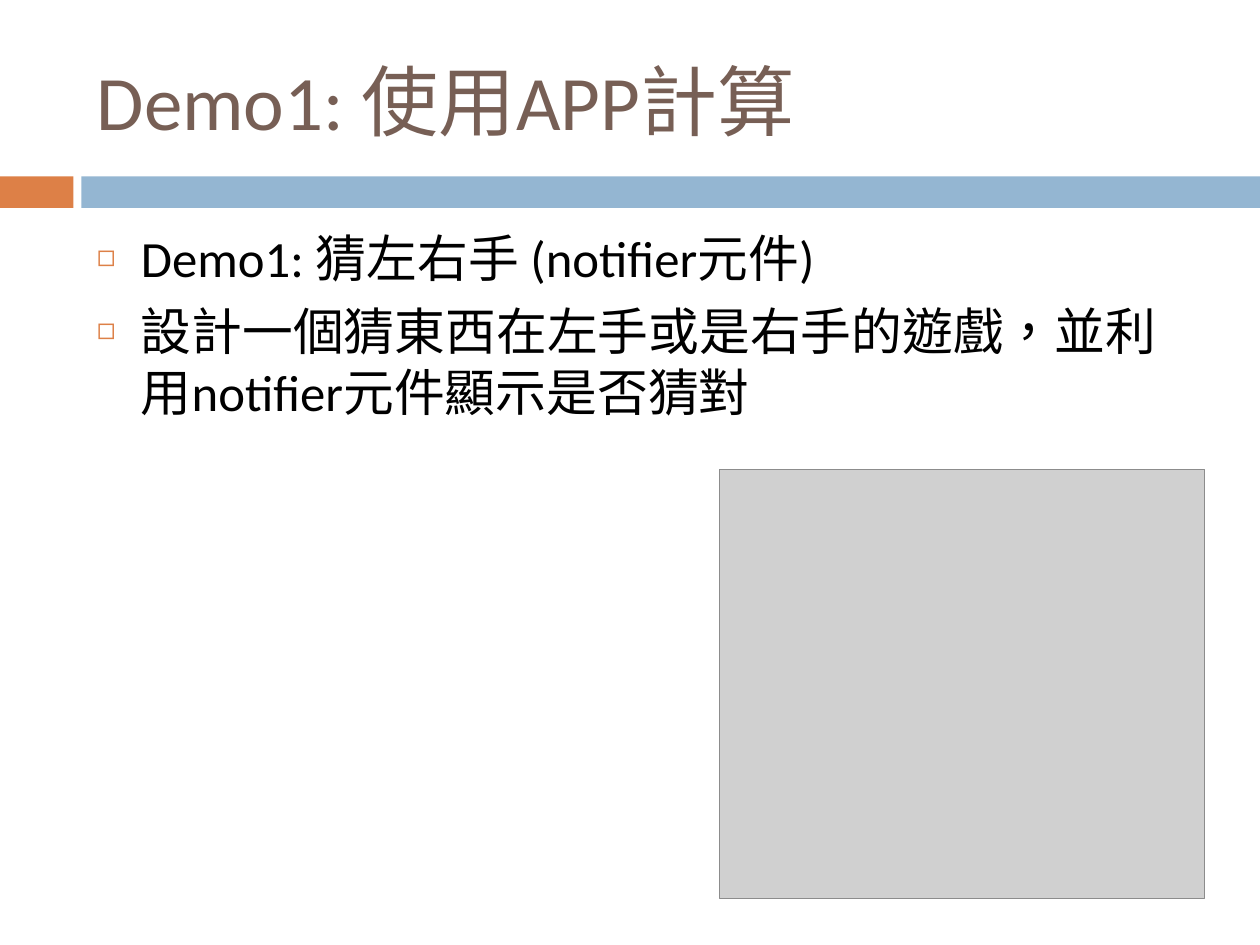
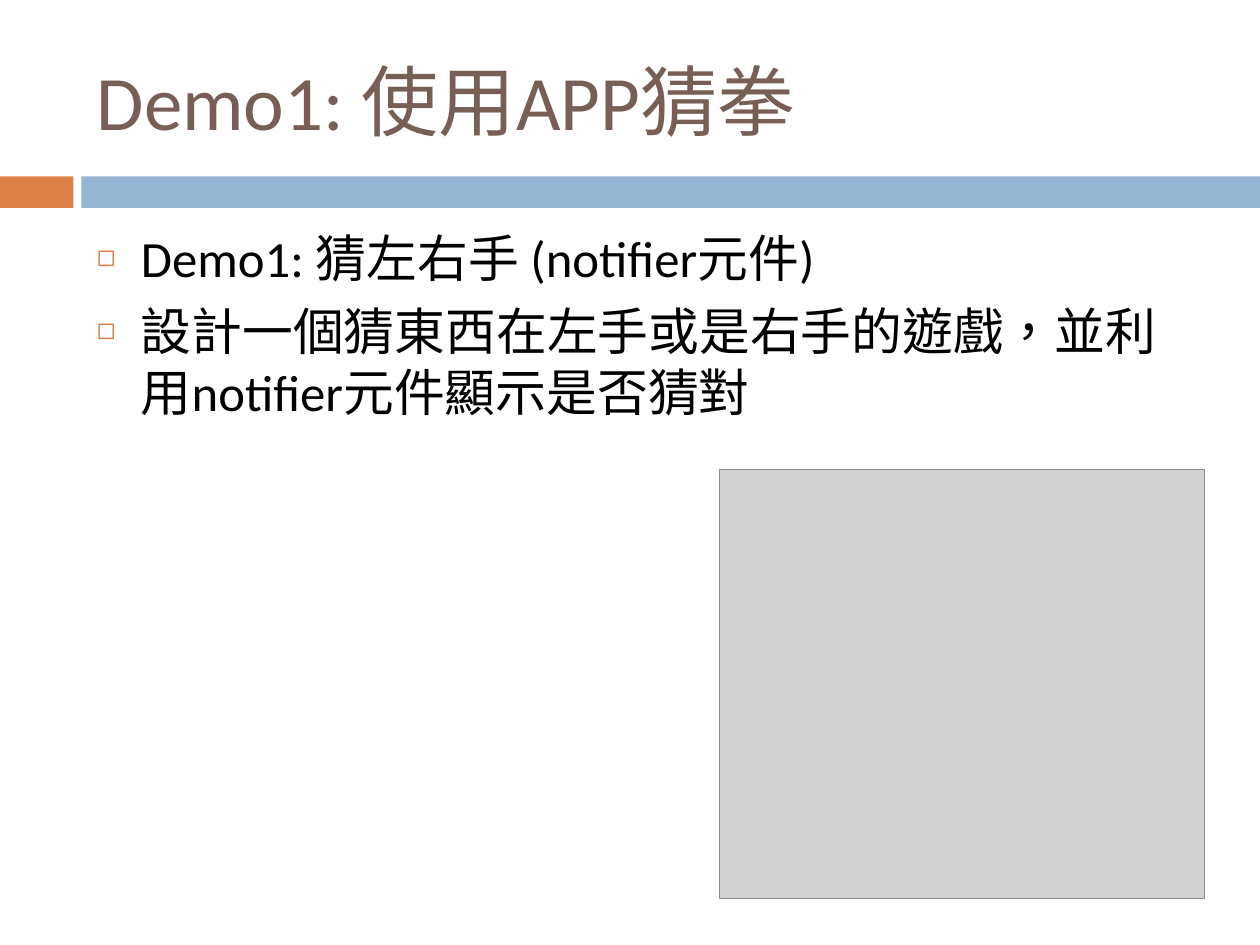
Before and after one commit to maloyang/csu_2022_01_smart_phone_app, a slide deck: slide 3 of w05/W05.pptx. Drawn at 1260x945 pixels with LibreOffice and Linux fonts; fonts in the diff are those of the drawing; grey boxes stand for pictures. Boxes give left, top, right and bottom in pixels: in the first picture for what was removed or moved away, otherwise in the second. Text is boxed around its words. In the diff, an @@ line names an element or a change of style, - is before the commit and + after.

```diff
--- a/w05/W05.pptx
+++ b/w05/W05.pptx
@@ title at box(97, 65, 794, 137): text changed @@
-Demo1: 使用APP計算
+Demo1: 使用APP猜拳
```
Also in this commit, not shown: 1 other slide changed, 2 other files.
